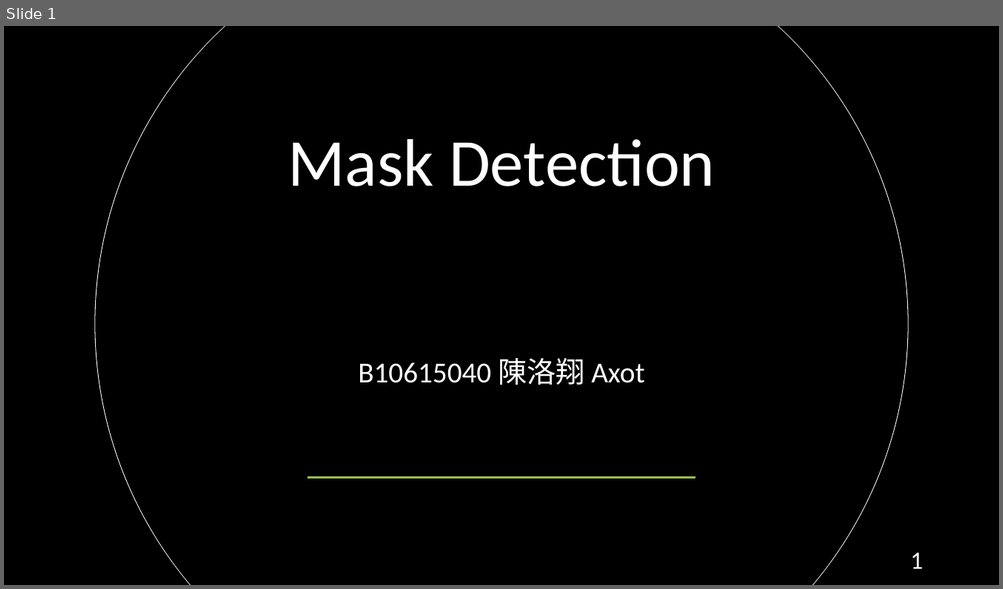
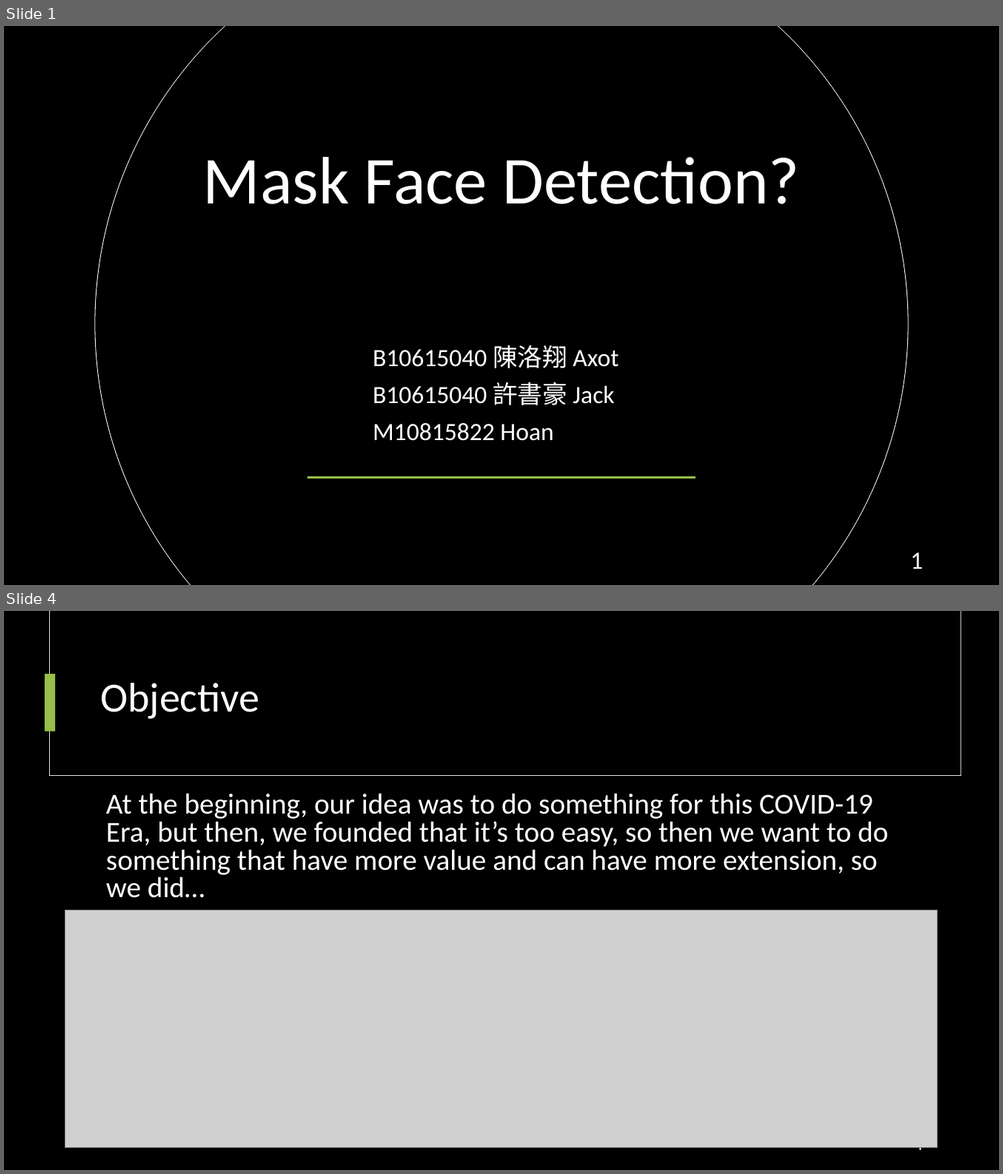
Before and after one commit to AxotZero/NTUSTxIntel--MaskFaceDetection, a slide deck: MaskDetection.pptx. Shown one above the other, each under a label of ours: slide 1 before the commit, slides 1 and 4 after it; the slides between them are not shown. The pictures are 1003x589 and 1003x1174 pixels, drawn with LibreOffice and Linux fonts; fonts in the diff are those of the drawing; grey boxes stand for pictures. Boxes give left, top, right and bottom in pixels: in the first picture for what was removed or moved away, otherwise in the second. Text is boxed around its words. In the diff, an @@ line names an element or a change of style, - is before the commit and + after.

```diff
--- a/MaskDetection.pptx
+++ b/MaskDetection.pptx
@@ slide 4 added at (4, 611, 999, 1170), background #000000 @@
@@ rectangle added at (50, 611, 961, 776), fill #000000, outline #E1E1E1 1 pt @@
@@ rectangle added at (51, 611, 961, 775), fill #000000 @@
@@ rectangle added at (45, 674, 56, 731), fill #97BE49 @@
@@ title added at (100, 683, 259, 719), 40 pt, text #FFFFFF @@
+Objective
@@ text added at (106, 793, 888, 898), 28 pt, text #FFFFFF @@
+At the beginning, our idea was to do something for this COVID-19 Era, but then, we founded that it’s too easy, so then we want to do something that have more value and can have more extension, so we did…
@@ picture added at (65, 911, 937, 1149) @@
@@ page number added at (913, 1147, 922, 1155), 19 pt, text #FFFFFF @@
+4
@@ slide 1 changed as well @@
@@ title at (203, 157, 799, 204): text changed @@
-Mask Detection
+Mask Face Detection?
@@ subtitle "B10615040 陳洛翔 Axot": place and size @@
-subtitle "B10615040 陳洛翔 Axot" at (358, 358, 644, 385)
+subtitle "B10615040 陳洛翔 Axot" at (373, 345, 618, 441)
@@ subtitle at (373, 345, 618, 369): size 28 to 24 pt in "B10615040 陳洛翔 Axot"; alignment centre to left @@
@@ subtitle at (373, 382, 614, 441): paragraphs added @@
+B10615040 許書豪 Jack
+M10815822 Hoan
```
Also in this commit, not shown: 18 other slides changed, 7 other slides added, 3 slides removed, 46 other files.
